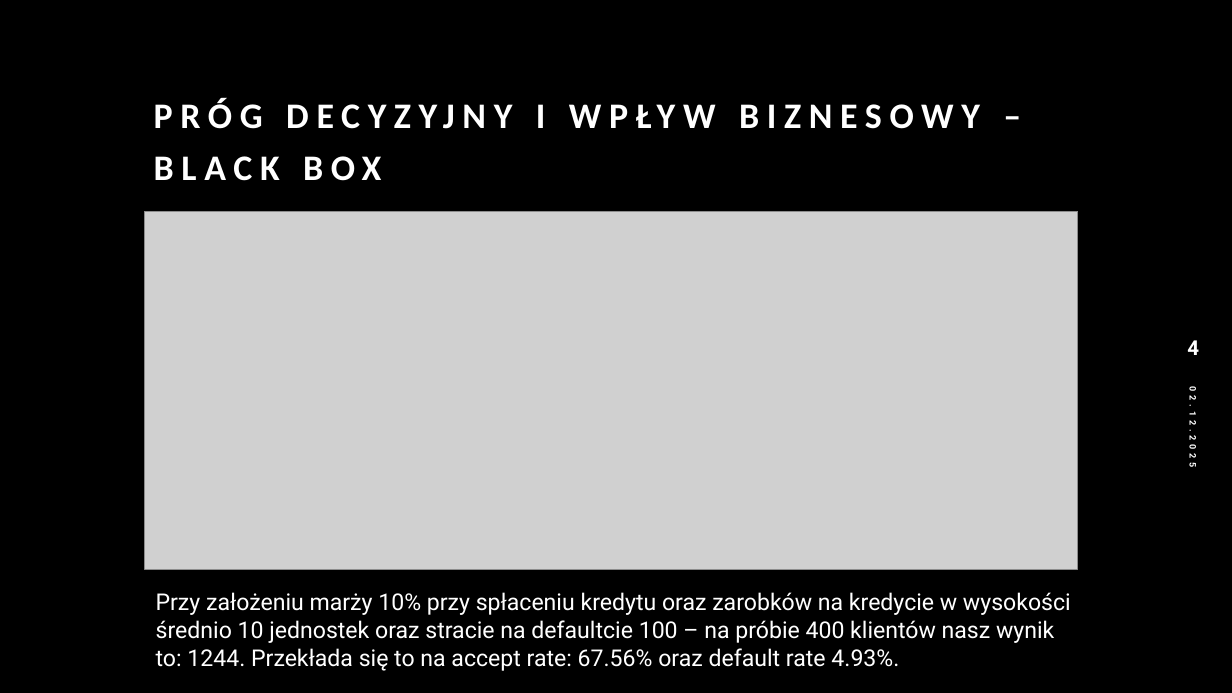
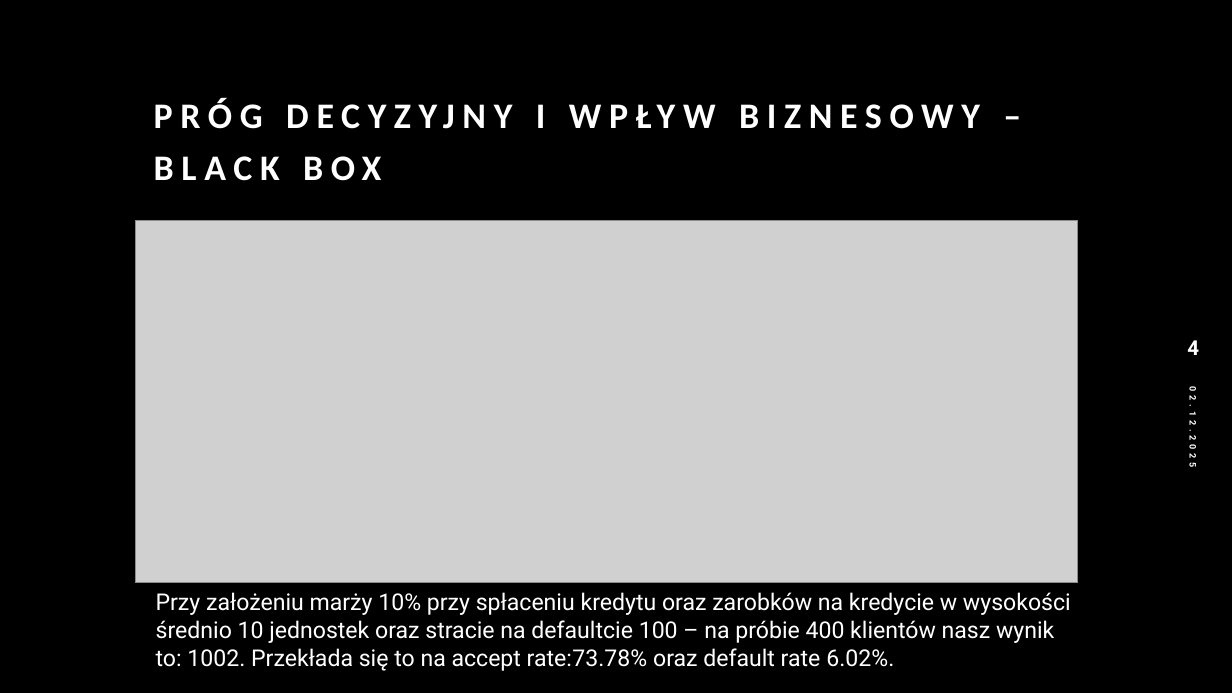
Before and after one commit to Karol315/Interpretability_of_machine_learning_project, a slide deck: slide 4 of Presentation.pptx. Drawn at 1232x693 pixels with LibreOffice and Linux fonts; fonts in the diff are those of the drawing; grey boxes stand for pictures. Boxes give left, top, right and bottom in pixels: in the first picture for what was removed or moved away, otherwise in the second. Text is boxed around its words. In the diff, an @@ line names an element or a change of style, - is before the commit and + after.

```diff
--- a/Presentation.pptx
+++ b/Presentation.pptx
@@ picture resized from (x1=144, y1=211, x2=1078, y2=569) to (x1=135, y1=221, x2=1078, y2=583) @@
@@ text at (x1=156, y1=592, x2=1071, y2=671): text changed @@
-Przy założeniu marży 10% przy spłaceniu kredytu oraz zarobków na kredycie w wysokości średnio 10 jednostek oraz stracie na defaultcie 100 – na próbie 400 klientów nasz wynik to: 1244. Przekłada się to na accept rate: 67.56% oraz default rate 4.93%.
+Przy założeniu marży 10% przy spłaceniu kredytu oraz zarobków na kredycie w wysokości średnio 10 jednostek oraz stracie na defaultcie 100 – na próbie 400 klientów nasz wynik to: 1002. Przekłada się to na accept rate:73.78% oraz default rate 6.02%.
```
Also in this commit, not shown: 6 other slides changed.
